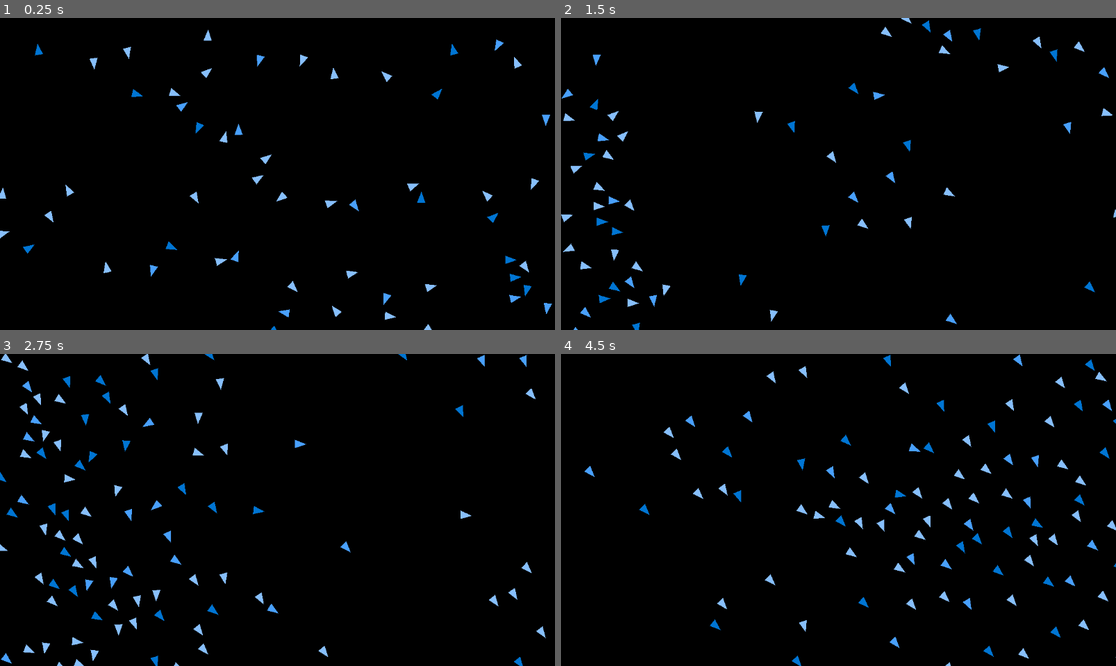
Above: before the commit, frames 1-4 (two rows, left to right).
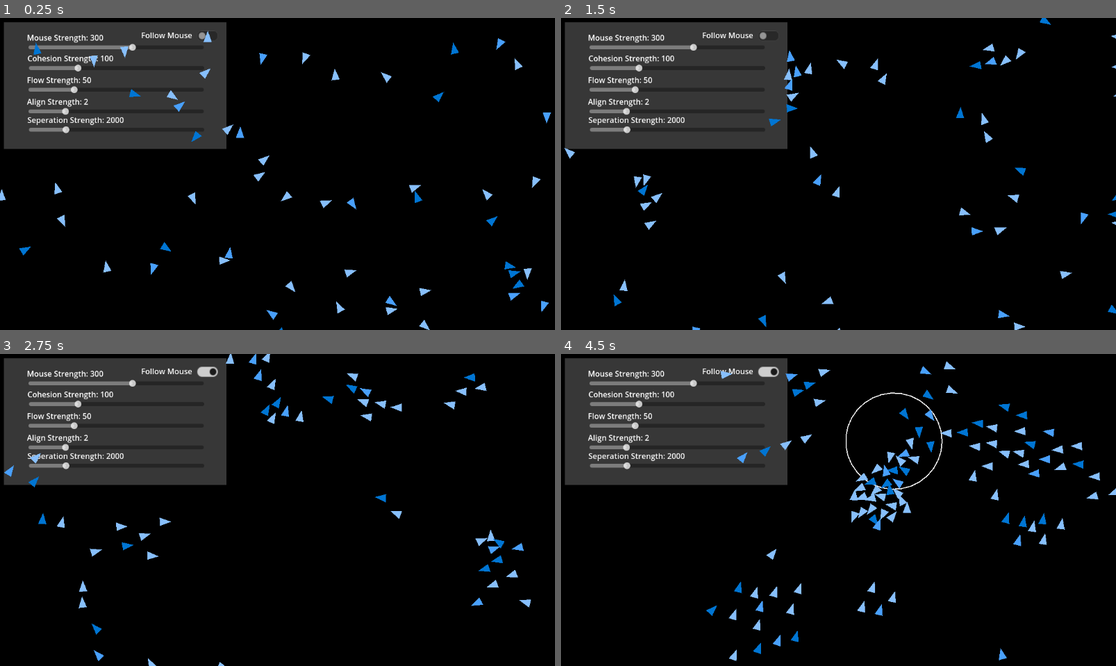
Above: after the commit, the same moments.

Repository: ManjotSingh08x/BoidSimulations
Game: Godot game, scene res://Game.tscn
Two runs of this game, one before a commit and one after it. Both use one fixed random seed, a clock stepped at 60 frames per second and the inputs below.
Inputs (mouse positions are in pixels of both pictures, inside the frame that each line leads up to):
- Up to frame 1 (0.25 s): no input
- Up to frame 2 (1.5 s): click (766, 36) at 0.52 s; click (766, 36) at 1.27 s
- Up to frame 3 (2.75 s): click (205, 372) at 2.02 s
- Up to frame 4 (4.5 s): move the mouse to (960, 494) at 2.77 s; press the mouse at (960, 494) at 2.78 s; move the mouse to (727, 525) at 3.52 s; release the mouse at (727, 525) at 3.53 s; click (727, 525) at 3.6 s; move the mouse to (894, 441) at 4.27 s; press the mouse at (894, 441) at 4.28 s

The runs differ from the first frame. In frame 1, 18% of the frame differs, in the area x 0-100%, y 1-100%; in frame 2, 19%; in frame 3, 20%; in frame 4, 22%, in the area x 0-100%, y 0-100%.

Commit message:
Completed UI

Diff:
--- a/Game.tscn
+++ b/Game.tscn
@@ -1,7 +1,8 @@
-[gd_scene load_steps=3 format=3 uid="uid://dna1wba0c4bi4"]
+[gd_scene load_steps=4 format=3 uid="uid://dna1wba0c4bi4"]
 
 [ext_resource type="Script" path="res://game.gd" id="1_qkhu1"]
 [ext_resource type="PackedScene" uid="uid://dwko0i8gbwys4" path="res://bird.tscn" id="2_wk6sg"]
+[ext_resource type="PackedScene" uid="uid://bdvf0is4uv0ym" path="res://interface.tscn" id="3_ls8u3"]
 
 [node name="Game" type="Node2D"]
 script = ExtResource("1_qkhu1")
@@ -14,3 +15,14 @@
 offset_right = 2780.0
 offset_bottom = 1476.0
 color = Color(0, 0, 0, 1)
+
+[node name="Interface" parent="." instance=ExtResource("3_ls8u3")]
+anchors_preset = 0
+anchor_right = 0.0
+anchor_bottom = 0.0
+offset_left = 9.0
+offset_top = 27.0
+offset_right = 9.0
+offset_bottom = 27.0
+grow_horizontal = 1
+grow_vertical = 1
--- /dev/null
+++ b/Settings.gd
@@ -0,0 +1,13 @@
+extends Node2D
+@export var SPEED:int = 200
+@export var MOUSE_STRENGTH: int = 300
+@export var COHESION_STRENGTH: int = 100
+@export var FLOW_STRENGTH: int = 50
+@export var ALIGN_STRENGTH: int= 2
+@export var SEPERATION_STR: int = 2000
+@export var ROTATION_STRENGTH: float = 0.1
+@export var screen_size: Vector2 = Vector2(1920, 991)
+@export var max_speed: int = 600
+@export var count: int = 150
+@export var follow_mouse = false
+@export var toggle = false
--- a/bird.gd
+++ b/bird.gd
@@ -1,14 +1,5 @@
 extends RigidBody2D
-@export var SPEED = 200
-@export var MOUSE_STRENGTH = -500
-@export var COHESION_STRENGTH = 200
-@export var ALIGN_STRENGTH = 150
-@export var SEPERATION_STR = 6000
-@export var rotation_speed = 60
-@onready var screen_size = Vector2(1920, 991)
-@export var view_radius = 2
-var max_speed = 700
-var follow_mouse = false
+var max_speed = 600
 var num_flock_mates: int = 0
 var flockmates: Array = []
 @onready var game: Node2D = $".."
@@ -17,9 +8,9 @@
 
 # Called when the node enters the scene tree for the first time.
 func _ready() -> void:
-	linear_velocity = SPEED*random_unit_vector()
-	var x = randf_range(0, screen_size.x)
-	var y = randf_range(0, screen_size.y)
+	linear_velocity = settings.SPEED*random_unit_vector()
+	var x = randf_range(0, settings.screen_size.x)
+	var y = randf_range(0, settings.screen_size.y)
 	position = Vector2(x,y)
 	if randi() % 3 == 0:
 		polygon_2d.color = Color(0,0.46,0.83,1)
@@ -46,22 +37,18 @@
 	total_force += cohesion_force()
 	total_force += align_force()
 	total_force += seperation_force()
-	if follow_mouse:
+	total_force += flow_force()
+	if settings.follow_mouse:
 		total_force += mouse_force()
 
 	apply_force(total_force)
 	rotatebird()
 	linear_velocity = linear_velocity.clamp(Vector2(-max_speed,-max_speed), Vector2(max_speed,max_speed))
 
-func _input(event: InputEvent) -> void:
-	if event is InputEventMouse and event.is_action_pressed("toggle follow"):
-		follow_mouse = not follow_mouse
-
-
 func rotatebird():
 	if linear_velocity.length() > 0:
 		var target_angle = linear_velocity.angle()
-		rotation = lerp_angle(rotation, target_angle, 0.1)  # Smooth transition
+		rotation = lerp_angle(rotation, target_angle, settings.ROTATION_STRENGTH)  # Smooth transition
 #func rotatebird():
 	#var target_angle = rotation
 	#if linear_velocity.length() > 0:
@@ -77,21 +64,17 @@
 
 func wrap_bird():
 	if position.x < 0:
-		position.x = screen_size.x
-	elif position.x > screen_size.x:
+		position.x = settings.screen_size.x
+	elif position.x > settings.screen_size.x:
 		position.x = 0
 
 	if position.y < 0:
-		position.y = screen_size.y
-	elif position.y > screen_size.y:
+		position.y = settings.screen_size.y
+	elif position.y > settings.screen_size.y:
 		position.y = 0
 
 func bird():
 	pass
-
-func is_close(other_bird):
-	var dist = other_bird.position - position
-	return dist.length_squared() > view_radius * view_radius
 
 func _on_bird_exited(body: Node2D) -> void:
 	flockmates.erase(body)
@@ -106,7 +89,7 @@
 	if direction.length() > 0:
 		direction = direction.normalized()
 
-	return direction*MOUSE_STRENGTH
+	return direction*settings.MOUSE_STRENGTH
 
 func cohesion_force():
 	var total_position = Vector2(0,0)
@@ -115,7 +98,7 @@
 		for flockmate in flockmates:
 			total_position += flockmate.position
 		var average_position = (total_position / length - position).normalized()
-		return average_position * COHESION_STRENGTH
+		return average_position * settings.COHESION_STRENGTH
 	return Vector2(0,0)
 
 func align_force():
@@ -124,11 +107,21 @@
 	if length > 1:
 		for flockmate in flockmates:
 			total_direction += flockmate.linear_velocity
+		var average_direction= (total_direction) / length - linear_velocity
+		#print(average_direction
+		return (average_direction) * settings.ALIGN_STRENGTH
+	return Vector2(0,0)
+
+func flow_force():
+	var total_direction = Vector2(0,0)
+	var length = len(flockmates)
+	if length > 1:
+		for flockmate in flockmates:
+			total_direction += flockmate.linear_velocity
 		var average_direction= (total_direction).normalized()
 		#print(average_direction
-		return (average_direction) * ALIGN_STRENGTH
+		return (average_direction) * settings.FLOW_STRENGTH
 	return Vector2(0,0)
-
 
 func seperation_force():
 	var total_direction = Vector2(0,0)
@@ -138,5 +131,5 @@
 			var diff: Vector2 = position - flockmate.position
 			total_direction += diff / (diff.length_squared() + 0.001)
 		#print(total_direction)
-		return total_direction * SEPERATION_STR
+		return total_direction * settings.SEPERATION_STR
 	return Vector2(0,0)
--- a/bird.tscn
+++ b/bird.tscn
@@ -3,10 +3,10 @@
 [ext_resource type="Script" path="res://bird.gd" id="1_d8d7q"]
 
 [sub_resource type="CircleShape2D" id="CircleShape2D_dbcl5"]
-radius = 160.05
+radius = 65.0077
 
 [sub_resource type="CircleShape2D" id="CircleShape2D_4vgy7"]
-radius = 16.7631
+radius = 9.0
 
 [node name="RigidBody2D" type="RigidBody2D"]
 gravity_scale = 0.0
--- /dev/null
+++ b/control.gd
@@ -0,0 +1,33 @@
+extends Control
+@onready var mouse_slider: HSlider = $MouseSlider
+@onready var check_button: CheckButton = $CheckButton
+
+
+
+# Called when the node enters the scene tree for the first time.
+func _ready() -> void:
+	#mouse_slider.value = settings.MOUSE_STRENGTH
+	pass
+
+
+
+# Called every frame. 'delta' is the elapsed time since the previous frame.
+func _process(delta: float) -> void:
+	queue_redraw()
+
+func _draw() -> void:
+	if settings.follow_mouse:
+		var mouse_pos = get_local_mouse_position()
+		var radius = settings.MOUSE_STRENGTH / 3
+		var color = Color(1,1,1)
+		var line_width = 2
+		draw_arc(mouse_pos, radius, 0, TAU, 32, color, line_width)
+
+
+func _on_check_button_toggled(toggled_on: bool) -> void:
+	if toggled_on:
+		settings.follow_mouse = true
+		settings.toggle = toggled_on
+	else:
+		settings.follow_mouse = false
+		settings.toggle = toggled_on
--- a/game.gd
+++ b/game.gd
@@ -23,3 +23,10 @@
 
 	for bird in birds:
 		bird._set_bird_properties(birds)
+
+func _input(event: InputEvent) -> void:
+	if settings.toggle:
+		if event is InputEventMouse and event.is_action_pressed("toggle follow"):
+			settings.follow_mouse = true
+		if event is InputEventMouse and event.is_action_released("toggle follow"):
+			settings.follow_mouse = false
--- /dev/null
+++ b/interface.tscn
@@ -0,0 +1,176 @@
+[gd_scene load_steps=14 format=3 uid="uid://bdvf0is4uv0ym"]
+
+[ext_resource type="Script" path="res://control.gd" id="1_x526y"]
+[ext_resource type="Script" path="res://slider.gd" id="2_gioq8"]
+
+[sub_resource type="StyleBoxEmpty" id="StyleBoxEmpty_n663w"]
+
+[sub_resource type="StyleBoxEmpty" id="StyleBoxEmpty_mvy3t"]
+
+[sub_resource type="StyleBoxEmpty" id="StyleBoxEmpty_pkp5c"]
+
+[sub_resource type="StyleBoxEmpty" id="StyleBoxEmpty_54sj6"]
+
+[sub_resource type="StyleBoxEmpty" id="StyleBoxEmpty_14pa2"]
+
+[sub_resource type="StyleBoxEmpty" id="StyleBoxEmpty_ciwup"]
+
+[sub_resource type="StyleBoxEmpty" id="StyleBoxEmpty_1el1r"]
+
+[sub_resource type="StyleBoxEmpty" id="StyleBoxEmpty_e6pes"]
+
+[sub_resource type="StyleBoxEmpty" id="StyleBoxEmpty_y5tyg"]
+
+[sub_resource type="StyleBoxEmpty" id="StyleBoxEmpty_enupw"]
+
+[sub_resource type="StyleBoxEmpty" id="StyleBoxEmpty_vkuvb"]
+
+[node name="Interface" type="Control"]
+layout_mode = 3
+anchors_preset = 15
+anchor_right = 1.0
+anchor_bottom = 1.0
+offset_left = 2.0
+offset_top = 19.0
+offset_right = 2.0
+offset_bottom = 19.0
+grow_horizontal = 2
+grow_vertical = 2
+script = ExtResource("1_x526y")
+metadata/_edit_vertical_guides_ = [50.0]
+
+[node name="ColorRect" type="ColorRect" parent="."]
+z_index = -1
+layout_mode = 0
+offset_left = -1.0
+offset_top = -18.0
+offset_right = 461.0
+offset_bottom = 245.0
+color = Color(0.215902, 0.215902, 0.215902, 1)
+
+[node name="MouseSlider" type="HSlider" parent="."]
+layout_mode = 0
+offset_left = 50.0
+offset_top = 26.0
+offset_right = 414.0
+offset_bottom = 42.0
+max_value = 500.0
+script = ExtResource("2_gioq8")
+
+[node name="Label" type="Label" parent="MouseSlider"]
+layout_mode = 0
+offset_left = -3.0
+offset_top = -24.0
+offset_right = 88.0
+offset_bottom = -1.0
+text = "Mouse Strength: "
+
+[node name="CohesionSlider" type="HSlider" parent="."]
+offset_left = 51.0
+offset_top = 69.0
+offset_right = 415.0
+offset_bottom = 85.0
+min_value = -50.0
+max_value = 500.0
+script = ExtResource("2_gioq8")
+property = "COHESION_STRENGTH"
+label_text = "Cohesion Strength"
+
+[node name="Label" type="Label" parent="CohesionSlider"]
+layout_mode = 0
+offset_left = -3.0
+offset_top = -24.0
+offset_right = 88.0
+offset_bottom = -1.0
+text = "Mouse Strength: "
+
+[node name="FlowSlider" type="HSlider" parent="."]
+offset_left = 50.0
+offset_top = 114.0
+offset_right = 414.0
+offset_bottom = 130.0
+min_value = -100.0
+max_value = 500.0
+script = ExtResource("2_gioq8")
+property = "FLOW_STRENGTH"
+label_text = "Flow Strength"
+
+[node name="Label" type="Label" parent="FlowSlider"]
+layout_mode = 0
+offset_left = -3.0
+offset_top = -24.0
+offset_right = 88.0
+offset_bottom = -1.0
+text = "Mouse Strength: "
+
+[node name="AlignSlider" type="HSlider" parent="."]
+offset_left = 50.0
+offset_top = 159.0
+offset_right = 414.0
+offset_bottom = 175.0
+max_value = 10.0
+script = ExtResource("2_gioq8")
+property = "ALIGN_STRENGTH"
+label_text = "Align Strength"
+
+[node name="Label" type="Label" parent="AlignSlider"]
+layout_mode = 0
+offset_left = -3.0
+offset_top = -24.0
+offset_right = 88.0
+offset_bottom = -1.0
+text = "Mouse Strength: "
+
+[node name="SeperationSlider" type="HSlider" parent="."]
+offset_left = 51.0
+offset_top = 197.0
+offset_right = 415.0
+offset_bottom = 213.0
+max_value = 10000.0
+script = ExtResource("2_gioq8")
+property = "SEPERATION_STR"
+label_text = "Seperation Strength"
+
+[node name="Label" type="Label" parent="SeperationSlider"]
+layout_mode = 0
+offset_left = -3.0
+offset_top = -24.0
+offset_right = 88.0
+offset_bottom = -1.0
+text = "Mouse Strength: "
+
+[node name="CheckButton" type="CheckButton" parent="."]
+layout_mode = 0
+offset_left = 382.0
+offset_top = -13.0
+offset_right = 426.0
+offset_bottom = 18.0
+scale = Vector2(1.42124, 1.48233)
+theme_override_font_sizes/font_size = 13
+theme_override_styles/focus = SubResource("StyleBoxEmpty_n663w")
+theme_override_styles/disabled_mirrored = SubResource("StyleBoxEmpty_mvy3t")
+theme_override_styles/disabled = SubResource("StyleBoxEmpty_pkp5c")
+theme_override_styles/hover_pressed_mirrored = SubResource("StyleBoxEmpty_54sj6")
+theme_override_styles/hover_pressed = SubResource("StyleBoxEmpty_14pa2")
+theme_override_styles/hover_mirrored = SubResource("StyleBoxEmpty_ciwup")
+theme_override_styles/hover = SubResource("StyleBoxEmpty_1el1r")
+theme_override_styles/pressed_mirrored = SubResource("StyleBoxEmpty_e6pes")
+theme_override_styles/pressed = SubResource("StyleBoxEmpty_y5tyg")
+theme_override_styles/normal_mirrored = SubResource("StyleBoxEmpty_enupw")
+theme_override_styles/normal = SubResource("StyleBoxEmpty_vkuvb")
+action_mode = 0
+
+[node name="Label" type="Label" parent="."]
+layout_mode = 0
+offset_left = 284.0
+offset_top = -3.0
+offset_right = 390.0
+offset_bottom = 20.0
+text = "Follow Mouse"
+
+[connection signal="drag_ended" from="MouseSlider" to="MouseSlider" method="_on_drag_ended"]
+[connection signal="drag_ended" from="CohesionSlider" to="CohesionSlider" method="_on_drag_ended"]
+[connection signal="drag_ended" from="FlowSlider" to="FlowSlider" method="_on_drag_ended"]
+[connection signal="drag_ended" from="AlignSlider" to="AlignSlider" method="_on_drag_ended"]
+[connection signal="drag_ended" from="SeperationSlider" to="SeperationSlider" method="_on_drag_ended"]
+[connection signal="toggled" from="CheckButton" to="." method="_on_check_button_toggled"]
--- a/project.godot
+++ b/project.godot
@@ -15,6 +15,10 @@
 config/features=PackedStringArray("4.3", "Forward Plus")
 config/icon="res://icon.svg"
 
+[autoload]
+
+settings="*res://Settings.gd"
+
 [input]
 
 "toggle follow"={
--- /dev/null
+++ b/slider.gd
@@ -0,0 +1,20 @@
+extends HSlider
+@onready var label: Label = $Label
+@export var property = "MOUSE_STRENGTH"
+@export var label_text = "Mouse Strength"
+var frames = 0
+# Called when the node enters the scene tree for the first time.
+func _ready() -> void:
+	label.text = label_text + ": " + str(settings.get(property))
+	value = settings.get(property)
+	pass # Replace with function body.
+
+
+# Called every frame. 'delta' is the elapsed time since the previous frame.
+func _process(delta: float) -> void:
+
+	frames += 1
+	if frames %  20==0:
+		settings.set(property, value)
+		label.text = label_text + ": " + str(settings.get(property))
+		frames = 0
